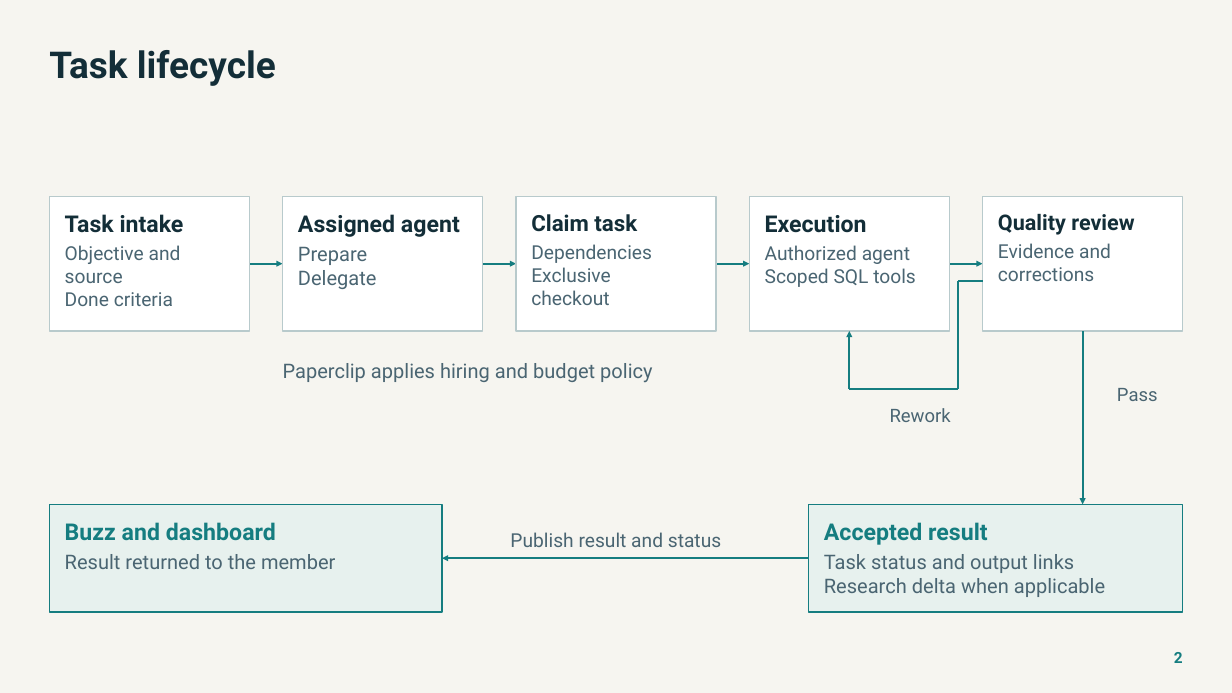
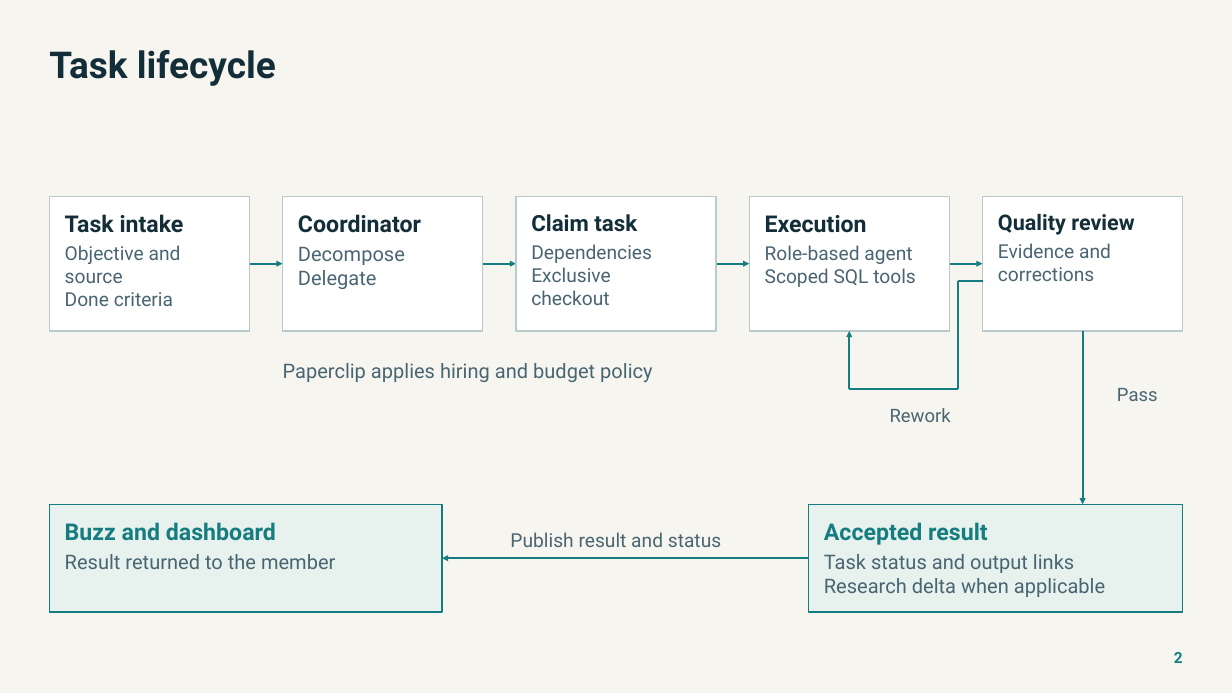
Before and after one commit to NetRxn/Inertia, a slide deck: slide 2 of Inertia-Architecture.pptx. Drawn at 1232x693 pixels with LibreOffice and Linux fonts; fonts in the diff are those of the drawing. Boxes give left, top, right and bottom in pixels: in the first picture for what was removed or moved away, otherwise in the second. Text is boxed around its words. In the diff, an @@ line names an element or a change of style, - is before the commit and + after.

```diff
--- a/Inertia-Architecture.pptx
+++ b/Inertia-Architecture.pptx
@@ text at bbox=[298, 214, 421, 233]: text changed @@
-Assigned agent
+Coordinator
@@ text at bbox=[298, 246, 405, 265]: text changed @@
-Prepare
+Decompose
@@ text at bbox=[765, 245, 912, 264]: text changed @@
-Authorized agent
+Role-based agent
```
Also in this commit, not shown: 5 other slides changed, 22 other files.
